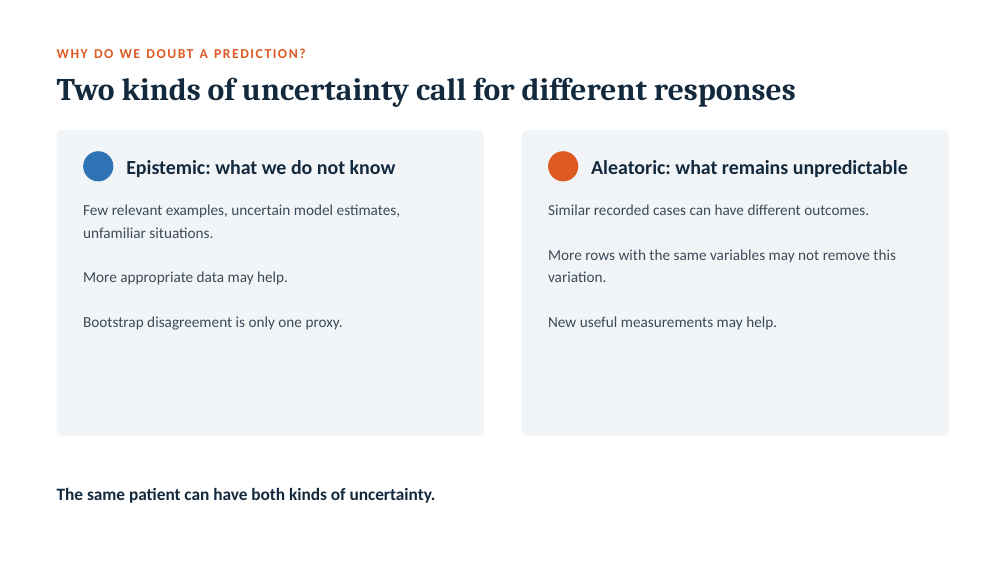
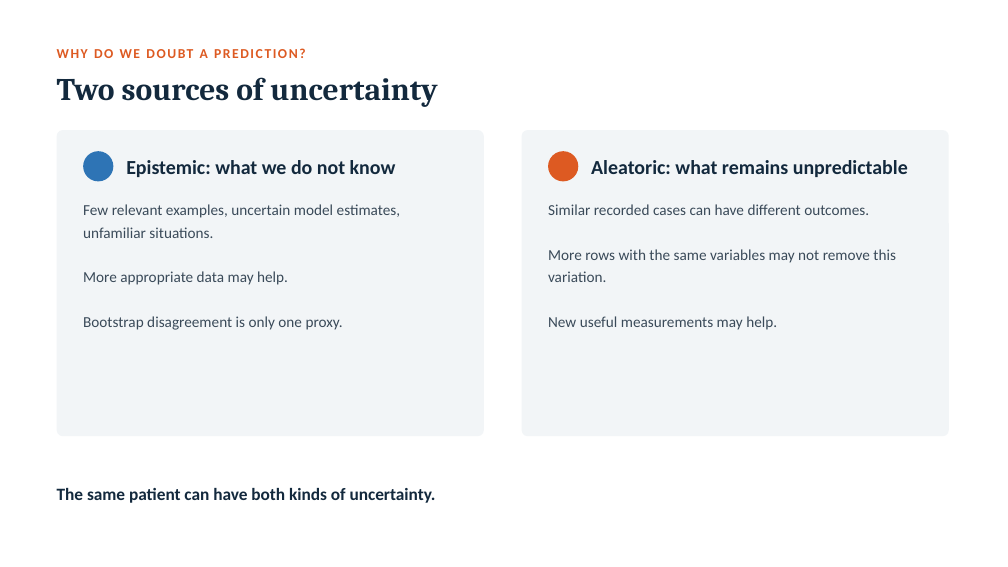
Before and after one commit to vafaei-ar/ai-uncertainty-2026-healthcare, a slide deck: slide 10 of slides/lecture_when_can_we_trust_clinical_ai.pptx. Drawn at 1008x567 pixels with LibreOffice and Linux fonts; fonts in the diff are those of the drawing. Boxes give left, top, right and bottom in pixels: in the first picture for what was removed or moved away, otherwise in the second. Text is boxed around its words. In the diff, an @@ line names an element or a change of style, - is before the commit and + after.

```diff
--- a/slides/lecture_when_can_we_trust_clinical_ai.pptx
+++ b/slides/lecture_when_can_we_trust_clinical_ai.pptx
@@ text at bbox=[57, 77, 437, 107]: text changed @@
-Two kinds of uncertainty call for different responses
+Two sources of uncertainty
```
Also in this commit, not shown: 6 other slides changed, 5 other files.
